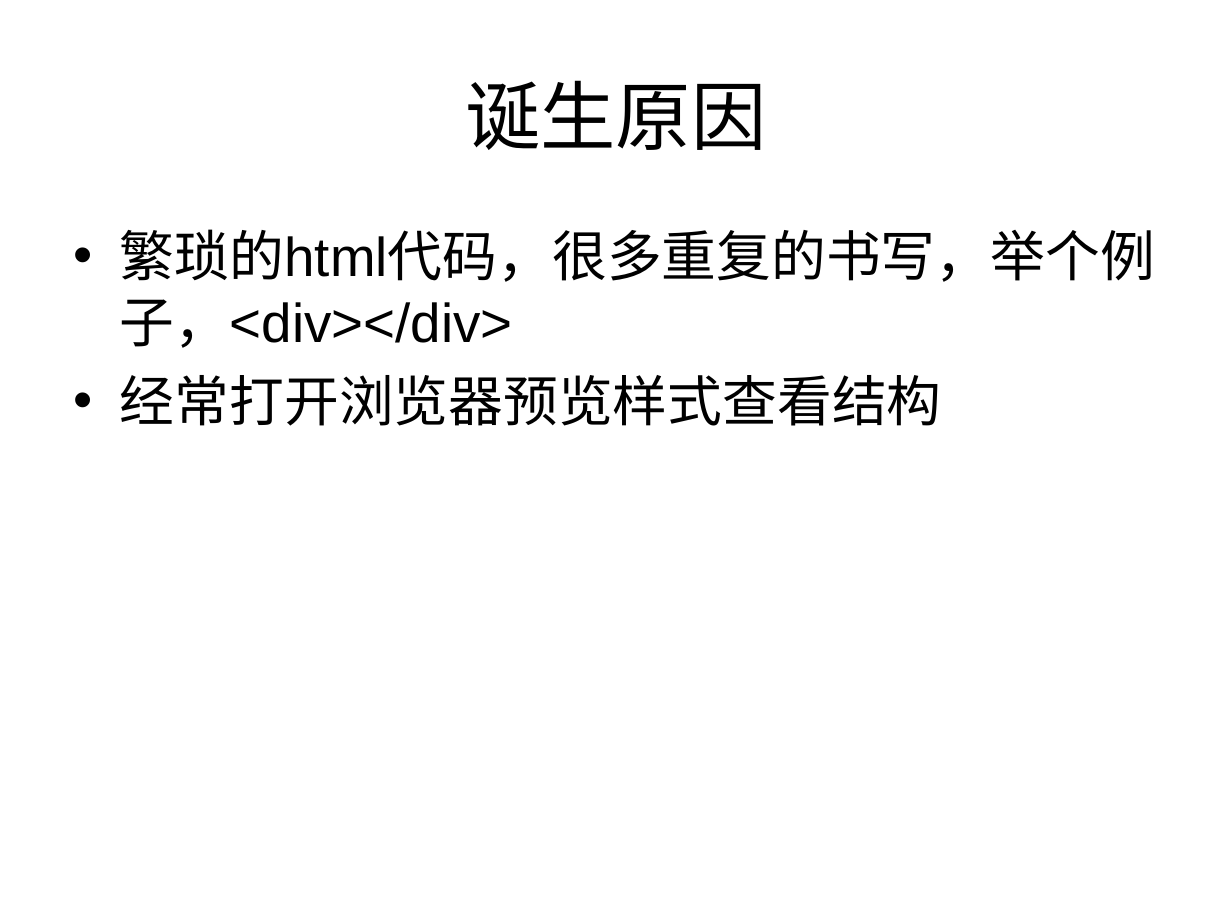
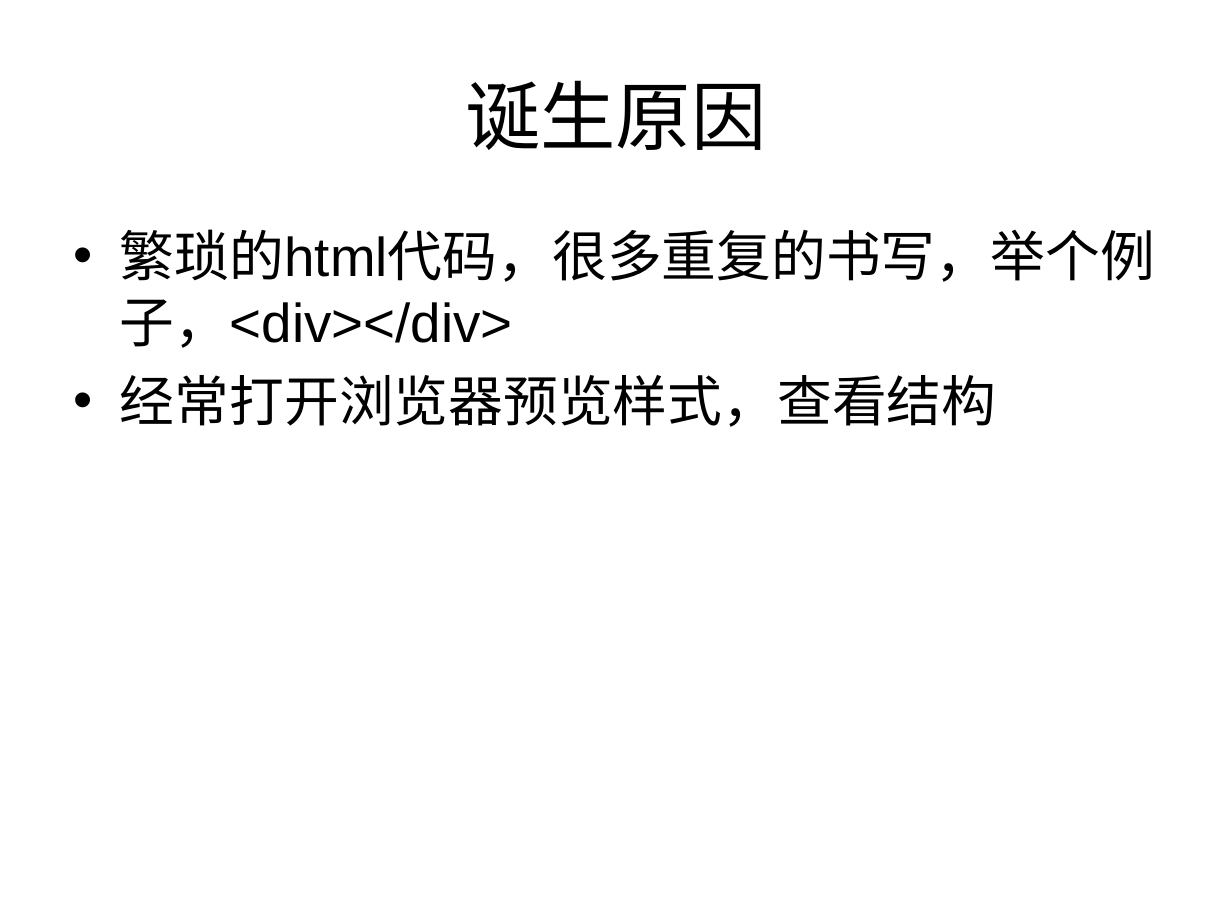
Before and after one commit to 306808700/hcs, a slide deck: slide 2 of 1.0/guide/HCS 基于chrome的命令行的编辑工具.ppt. Drawn at 1232x924 pixels with LibreOffice and Linux fonts; fonts in the diff are those of the drawing. Boxes give left, top, right and bottom in pixels: in the first picture for what was removed or moved away, otherwise in the second. Text is boxed around its words. In the diff, an @@ line names an element or a change of style, - is before the commit and + after.

```diff
--- a/1.0/guide/HCS 基于chrome的命令行的编辑工具.ppt
+++ b/1.0/guide/HCS 基于chrome的命令行的编辑工具.ppt
@@ text at bbox=[120, 375, 996, 427]: text changed @@
-• 经常打开浏览器预览样式查看结构
+• 经常打开浏览器预览样式，查看结构
```
Also in this commit, not shown: 4 other slides changed, 4 slides added, 2 slides removed, 6 other files.
